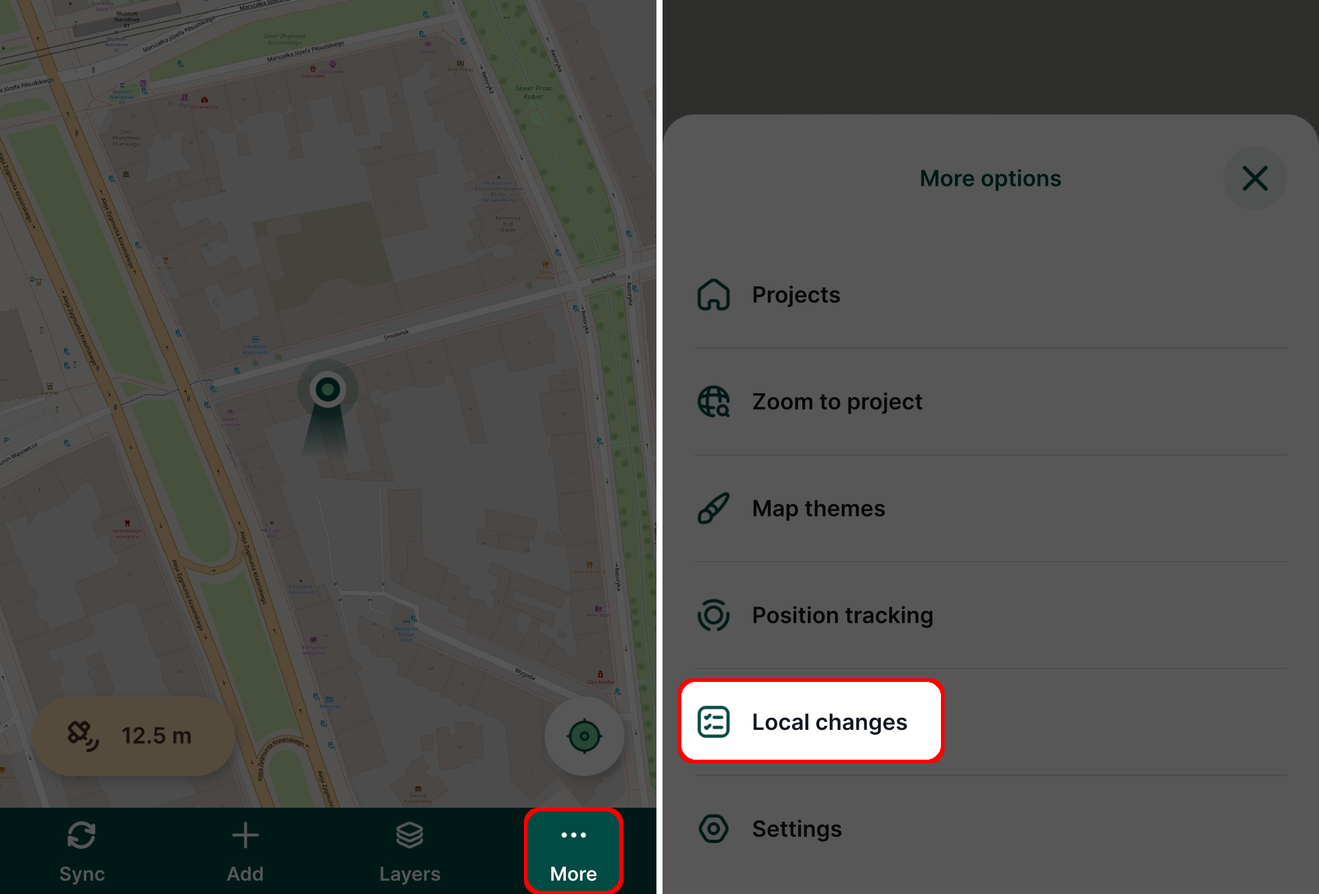
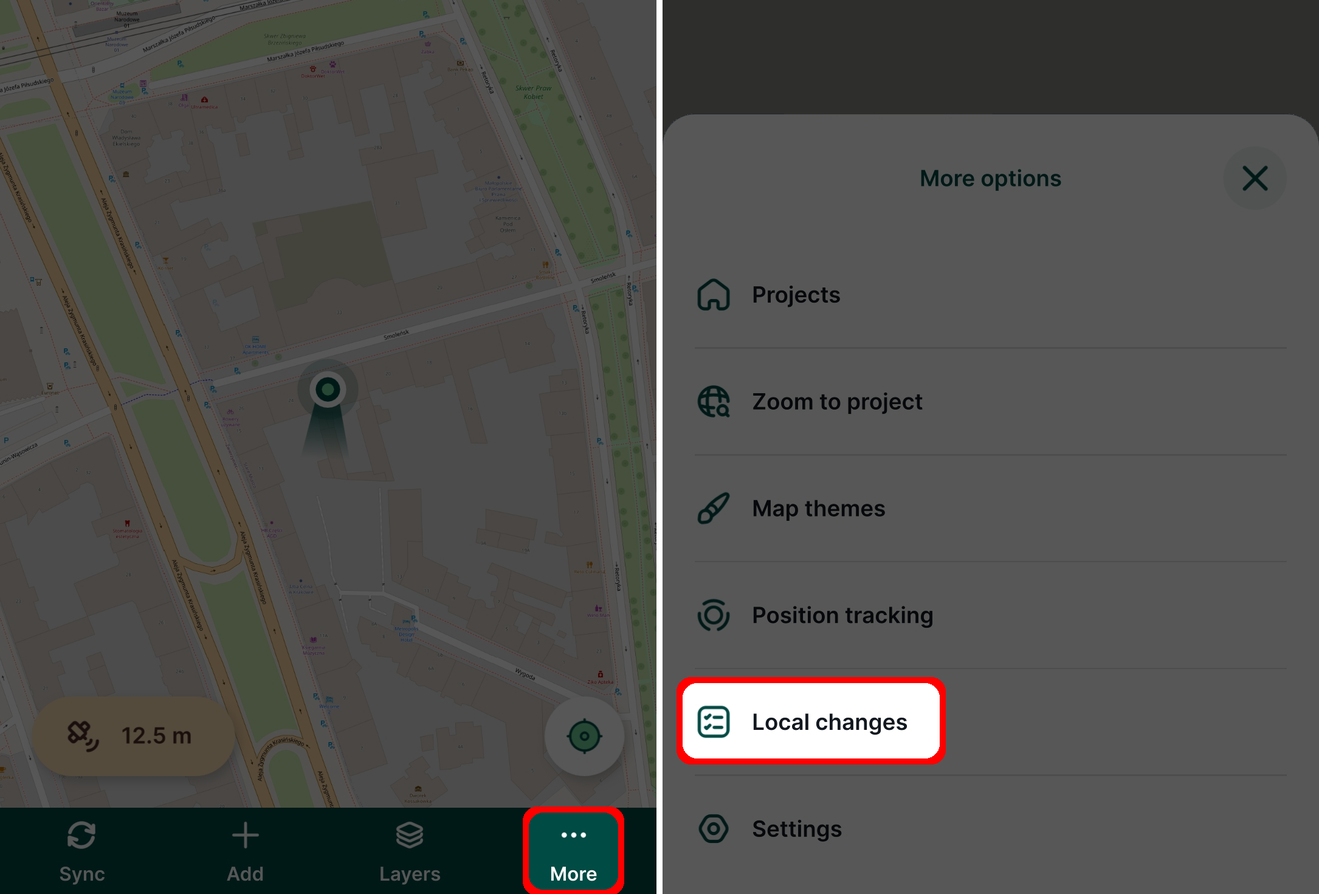
Layer changes from the first 1319px x 894px image to the second:
painted on "Red" over left=522, top=677, right=946, bottom=894
